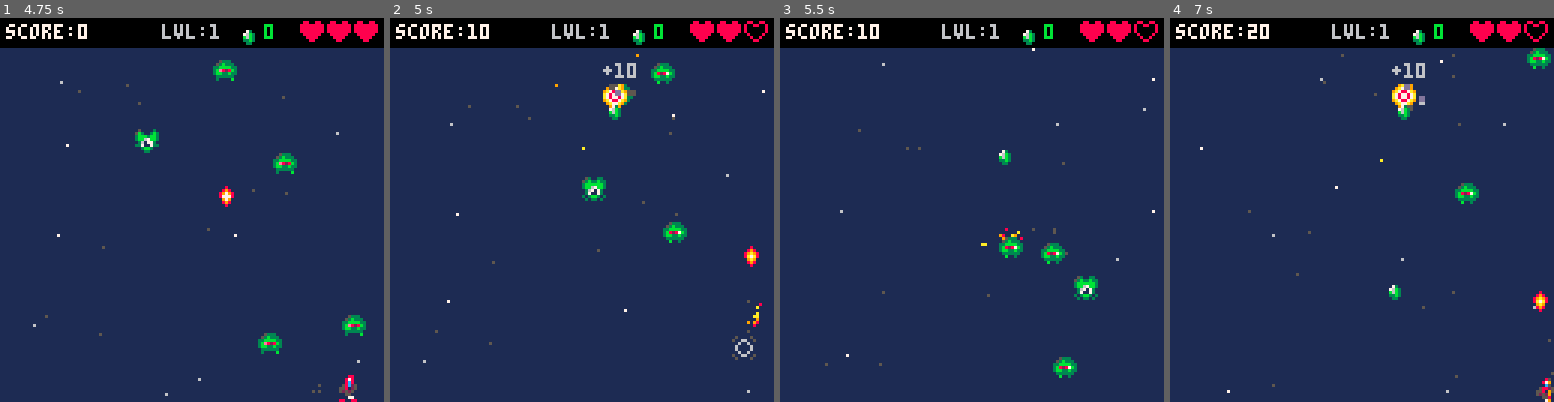
Above: before the commit, frames 1-4 (left to right).
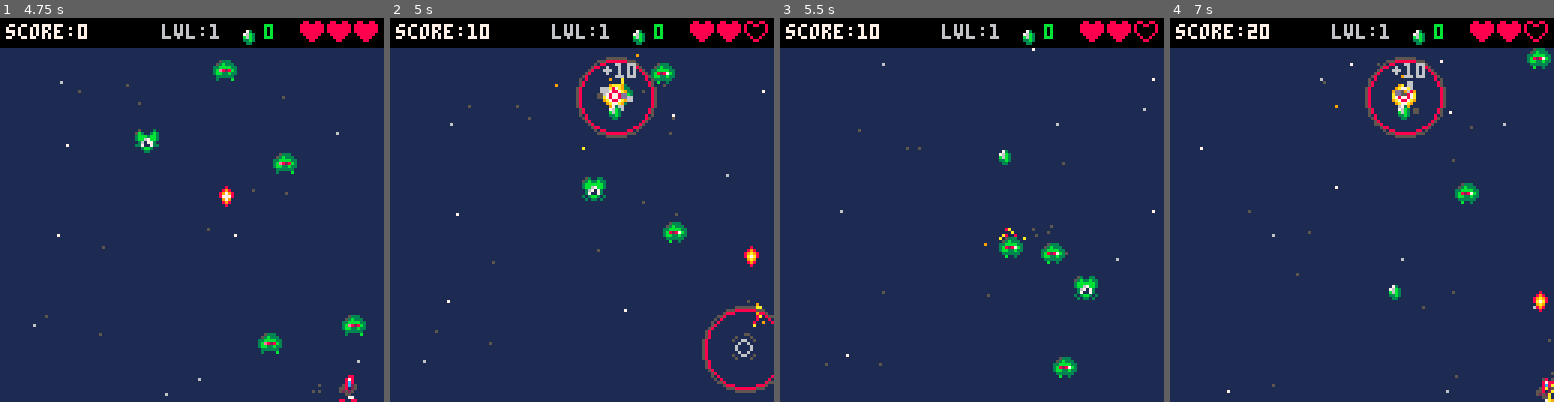
Above: after the commit, the same moments.

Repository: smithjustinn84-netizen/pico8-space-shooter
Game: PICO-8 cartridge space.p8
The game is run twice, just before and just after one commit, with the same random seed, the same clock (stepped at 60 frames per second) and the same inputs.
Inputs:
- Up to frame 1 (4.75 s): tap X (X key) at 0.33, 1.07, 1.85, 2.97, 4.08 s; tap O (Z key) at 0.7, 1.7, 2.1, 2.5, 2.9, 3.3, 3.7, 4.1, 4.5 s; hold Right 1.6-2.1 s; hold Up 2.15-2.42 s; hold Right 2.47-3.03 s; hold Left 3.08-3.58 s; hold Down 3.63-3.97 s; hold Right 4.02-4.68 s; hold Up from 4.73 s (still down)
- Up to frame 2 (5 s): keep holding Up; tap O (Z key) at 4.9 s
- Up to frame 3 (5.5 s): release Up at 5.03 s; hold Left from 5.08 s (still down); tap X (X key) at 5.2 s; tap O (Z key) at 5.3 s
- Up to frame 4 (7 s): release Left at 5.68 s; tap O (Z key) every 0.4 s from 5.7 to 6.9 s; hold Down 5.73-6.03 s; hold Right 6.08-6.58 s; tap X (X key) at 6.32 s; hold Right from 6.63 s (still down)

Frame 1 is identical in both runs. In frame 2, 1.9% of the frame differs, in the area x 48-100%, y 10-98%; in frame 3, 0.1%; in frame 4, 1.2%.

Commit message:
vfx: add embers to explosions and refine shockwave rings

Diff:
--- a/space.p8
+++ b/space.p8
@@ -547,6 +547,7 @@
   end
   burst_sparks(cx, cy, 24, {7, 9, 10})
   burst_smoke(cx, cy, 14, {5, 6, 13})
+  burst_embers(cx, cy, 10)
   for i = 1, 20 do
     add(entities, make_debris(cx, cy))
   end
@@ -906,20 +907,21 @@
     self.t -= 1
     if self.t <= 0 then self.dead = true end
   end
-  -- render: pick the right explosion frame and draw a ring
   e.render = function(self)
     local s = S_EXPL_1
-    if self.t < 4 then
-      s = S_EXPL_3
-    elseif self.t < 8 then
-      s = S_EXPL_2
+    if self.t < 4 then s = S_EXPL_3
+    elseif self.t < 8 then s = S_EXPL_2
     end
     spr(s, self.x, self.y)
-    if self.t > 8 then
-      local prog = (12 - self.t) / 4
-      local r = flr(prog * (2 - prog) * 6)
-      circ(self.x + 4, self.y + 4, r, 10)
-      circ(self.x + 4, self.y + 4, r + 2, 9)
+    local cx, cy = self.x + 4, self.y + 4
+    if self.t >= 10 then pset(cx, cy, 7) end
+    local prog = (12 - self.t) / 12
+    local r = flr(prog * (2 - prog) * 14)
+    if r > 0 then
+      local c1 = self.t > 8 and 10 or (self.t > 4 and 9 or 8)
+      local c2 = self.t > 8 and 9 or (self.t > 4 and 8 or 5)
+      circ(cx, cy, r, c1)
+      circ(cx, cy, r + 1, c2)
     end
   end
   return e
@@ -937,11 +939,14 @@
       spr(S_EXPL_BIG, self.x - 8, self.y - 8, 2, 2)
     end
     local r = flr((50 - self.t) * 2)
+    local r2 = flr((50 - self.t) * 1.2)
     if self.t > 28 then
       circ(self.x, self.y, r, 10)
       circ(self.x, self.y, r + 3, 9)
+      if r2 > 0 then circ(self.x, self.y, r2, 7) end
     elseif self.t > 8 then
       circ(self.x, self.y, r, 5)
+      circ(self.x, self.y, r2, 1)
     end
   end
   return e
@@ -1152,6 +1157,24 @@
   end
 end
 
+-- slow hot embers drifting upward -- use for: explosion aftermath
+function burst_embers(x, y, n)
+  n = n or 5
+  for i = 1, n do
+    add(entities, make_particle(x, y, {
+      cols  = {8, 9, 10},
+      ang   = 0.25,
+      ang_r = 0.35,
+      spd   = 0.2 + rnd(0.7),
+      life  = 35 + rnd(30),
+      grav  = -0.015,
+      drag  = 0.97,
+      fade  = true,
+      size  = 1
+    }))
+  end
+end
+
 -- thruster glow: tight upward cone ヌ█⬆️ use for: player/enemy
 -- engines, boost pickups
 -- dir: 1=upward (player), -1=downward (enemy)
@@ -1181,8 +1204,9 @@
   play_sound(1)
   add(entities,make_explosion(en.x,en.y))
   add(entities,make_popup(en.x,en.y,en.pts))
-  burst_sparks(en.x+4,en.y+4,8,{7,9,10})
-  burst_smoke(en.x+4,en.y+4,4)
+  burst_sparks(en.x+4,en.y+4,12,{7,9,10})
+  burst_smoke(en.x+4,en.y+4,7)
+  burst_embers(en.x+4,en.y+4,5)
   en.dead=true
   score+=en.pts
   level_kills+=1
